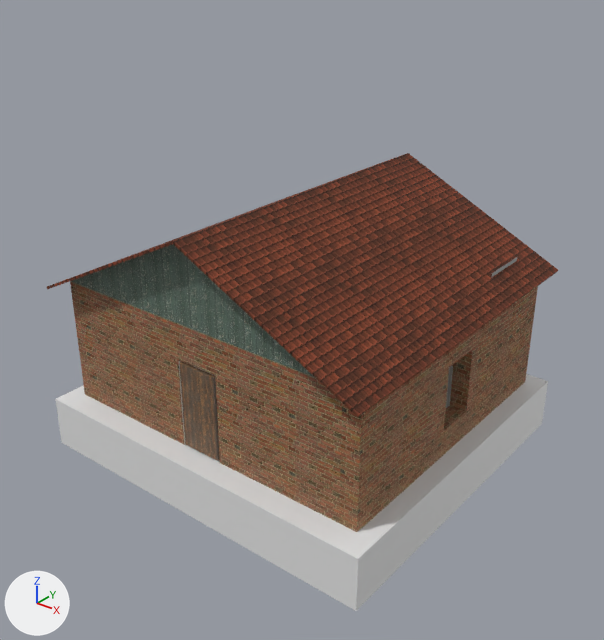
The glTF model static/models/house.glb: old version first, new version second.
Rendered twice from a camera (50 mm lens) standing at (-40.6, -139.9, 41.0) and looking at (-57.7, -118.5, 27.7). Every picture has the same lights, and +X, +Y and +Z are marked at lower left. Where no turn or scale is listed for an object, it has been applied to the vertices.

Objects in the first picture: 'Attic', 'Base', 'Door', 'Roof', 'Walls'.
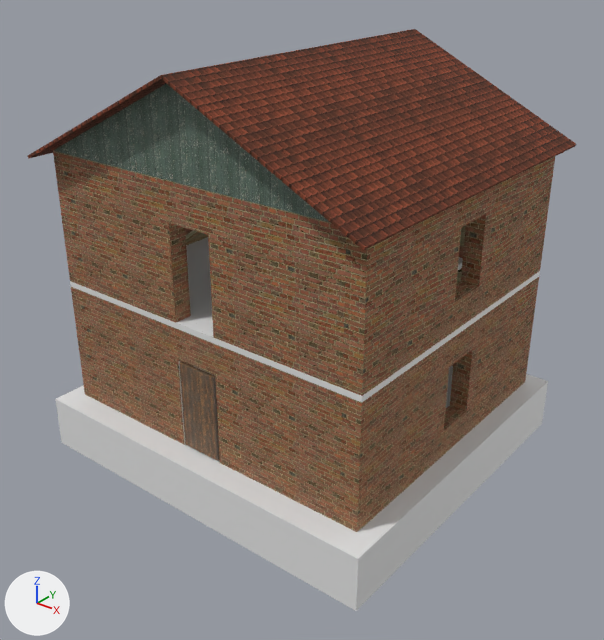
Commit message: chore: 🤖 update house model

What differs and where, as boxes [x1, y1, x2, y2] in the pictures (604 x 640 px):
'Roof', moved: before [47, 153, 558, 417]; after [28, 29, 576, 251]
'Walls_2', added (brown): after [53, 151, 555, 396]
'Attic', moved: before [71, 244, 314, 377]; after [53, 83, 329, 222]
'Floor', added: after [70, 237, 540, 402]

The change, as a diff of the scene's bpy script:
```diff
--- a/static/models/house.glb.py
+++ b/static/models/house.glb.py
@@ me_cube_012 @@
+me_cube_012.from_pydata(...)  # 16 vertices, 32 faces; spans x -8.82..4.04, y -5.68..5.85, z -0.11..0.11
@@ ob_roof @@
 ob_roof = bpy.data.objects.new('Roof', me_plane_002)
-ob_roof.location = (-58.12, -117.58, 30.51)
+ob_roof.location = (-58.12, -117.58, 35.28)
@@ ob_attic @@
 ob_attic = bpy.data.objects.new('Attic', me_plane_001)
-ob_attic.location = (-58.12, -117.58, 30.6)
+ob_attic.location = (-58.12, -117.58, 35.37)
@@ ob_floor @@
+ob_floor = bpy.data.objects.new('Floor', me_cube_012)
+ob_floor.location = (-55.73, -117.66, 28.92)
@@ ob_walls_2 @@
+ob_walls_2 = bpy.data.objects.new('Walls_2', me_cube_002.copy())  # the mesh of ob_walls
+ob_walls_2.location = (-58.12, -117.58, 31.41)
```
